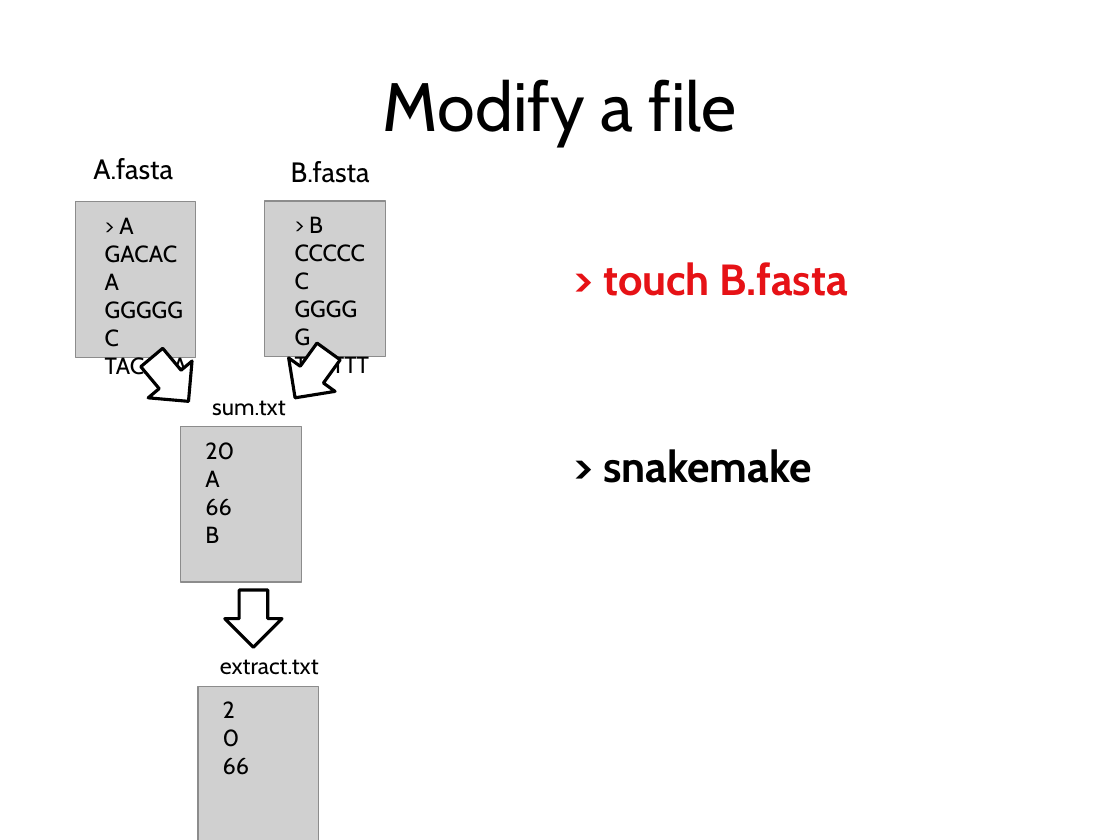
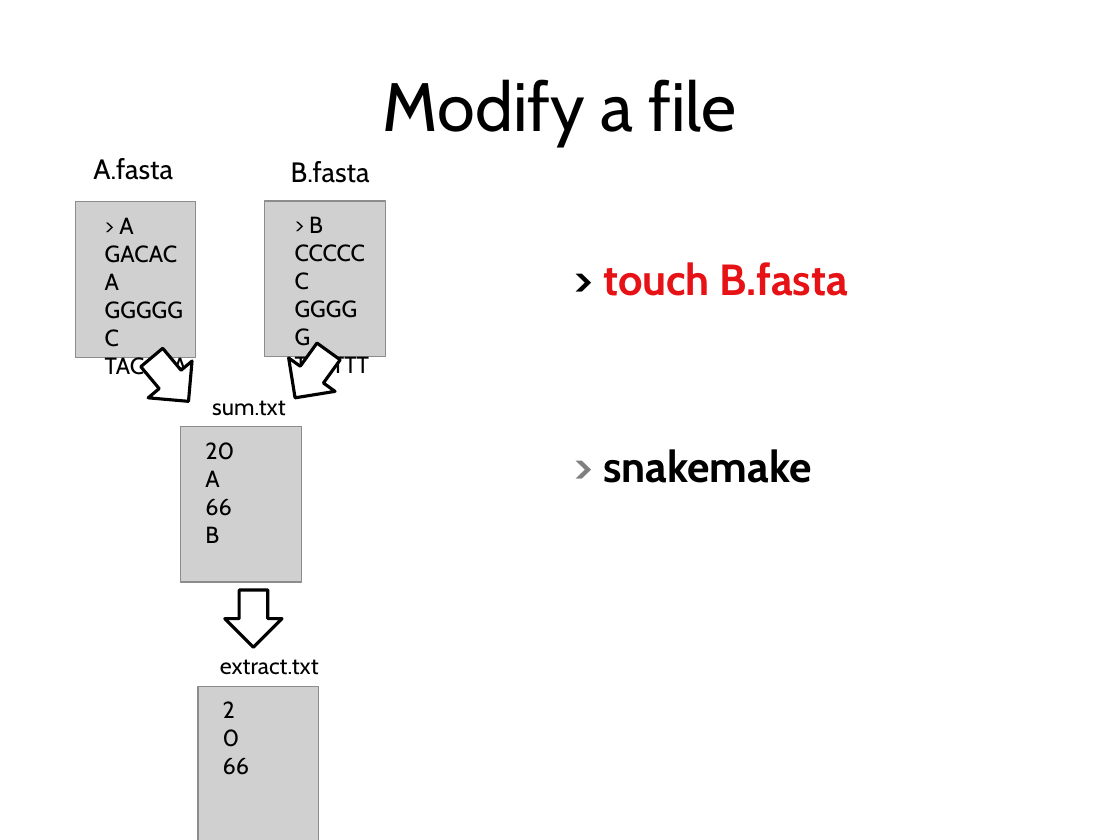
Before and after one commit to tobyhodges/siakemake-tutorial, a slide deck: slide 28 of 01-Snakemake-introduction.pptx (slide 26 before the commit). Drawn at 1120x840 pixels with LibreOffice and Linux fonts; fonts in the diff are those of the drawing; grey boxes stand for pictures; background and template pictures are left out. Boxes give left, top, right and bottom in pixels: in the first picture for what was removed or moved away, otherwise in the second. Text is boxed around its words. In the diff, an @@ line names an element or a change of style, - is before the commit and + after.

Commit message:
updated snakemake presentation to include for each cases

```diff
--- a/01-Snakemake-introduction.pptx
+++ b/01-Snakemake-introduction.pptx
@@ text "> touch B.fasta" at (603, 262, 848, 296): text colour #E61216 to #000000 in ">" @@
@@ text "> snakemake" at (603, 449, 812, 483): text colour #000000 to #7F7F7F in ">" @@
```
Also in this commit, not shown: 11 other slides changed, 10 slides added, 1 slide removed.
